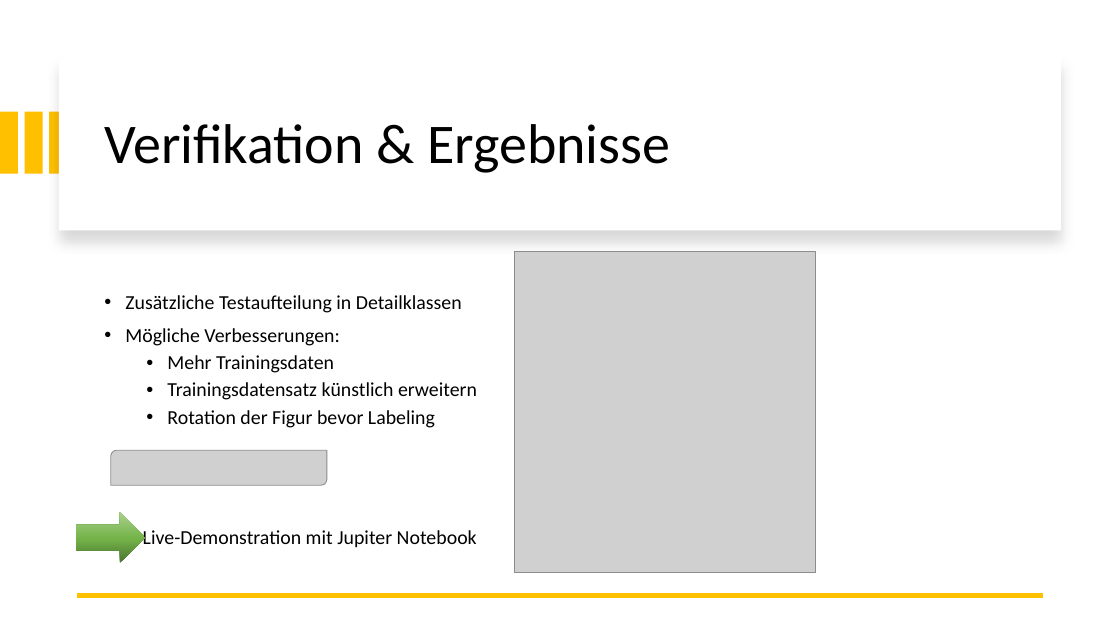
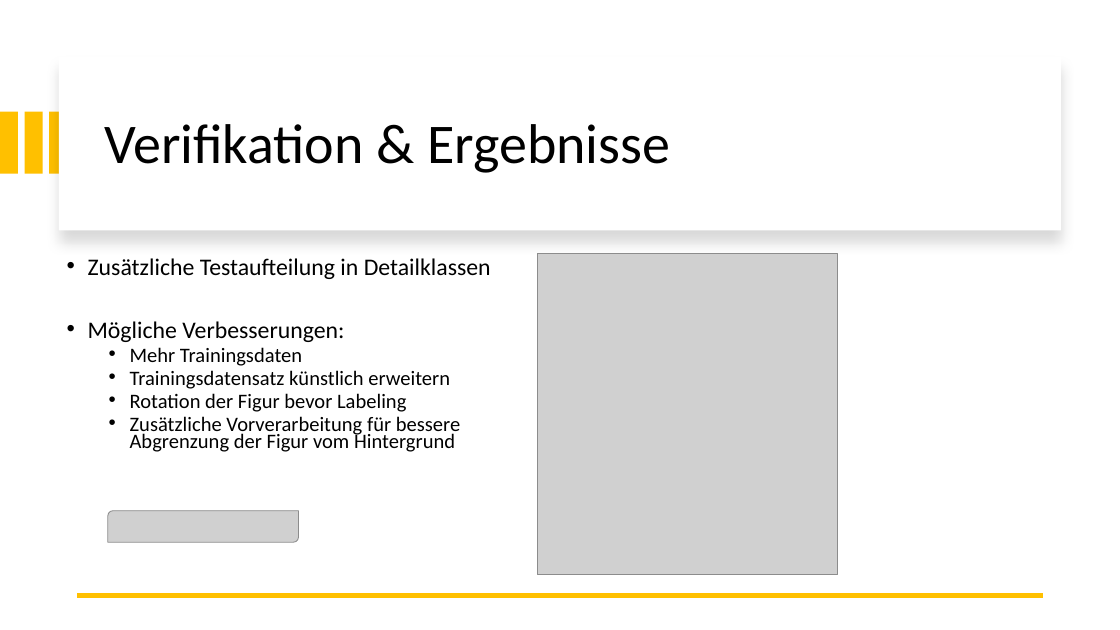
Before and after one commit to norbus161/Indiana-Jones-Defect-Detection, a slide deck: slide 12 of presentation/DIP-Project.pptx (slide 11 before the commit). Drawn at 1120x630 pixels with LibreOffice and Linux fonts; fonts in the diff are those of the drawing; grey boxes stand for pictures. Boxes give left, top, right and bottom in pixels: in the first picture for what was removed or moved away, otherwise in the second. Text is boxed around its words. In the diff, an @@ line names an element or a change of style, - is before the commit and + after.

```diff
--- a/presentation/DIP-Project.pptx
+++ b/presentation/DIP-Project.pptx
@@ text "Zusätzliche Testaufteilung in Detailklassen": place and size @@
-text "Zusätzliche Testaufteilung in Detailklassen" at bbox=[125, 295, 477, 548]
+text "Zusätzliche Testaufteilung in Detailklassen" at bbox=[88, 258, 491, 452]
@@ text at bbox=[88, 258, 491, 412]: size 17 to 20.4 pt in "Zusätzliche Testaufteilung in Detailklassen", "Mögliche Verbesserungen:"; size 17 to 17.6 pt in "Mehr Trainingsdaten", "Trainingsdatensatz künstlich erweitern", "Rotation der Figur bevor Labeling"; line spacing 0.9 to 0.7 @@
@@ picture: place and size @@
-picture at bbox=[515, 252, 816, 573]
+picture at bbox=[538, 254, 839, 575]
@@ text at bbox=[130, 416, 460, 452]: text changed; size 17 to 17.6 pt @@
-• Live-Demonstration mit Jupiter Notebook
+  • Zusätzliche Vorverarbeitung für bessere
+    Abgrenzung der Figur vom Hintergrund
@@ picture removed at bbox=[111, 450, 327, 486] @@
@@ right arrow removed at bbox=[76, 513, 145, 564] @@
@@ picture added at bbox=[108, 511, 298, 543] @@
```
Also in this commit, not shown: 3 other slides changed, 2 slides added, 5 other files.
